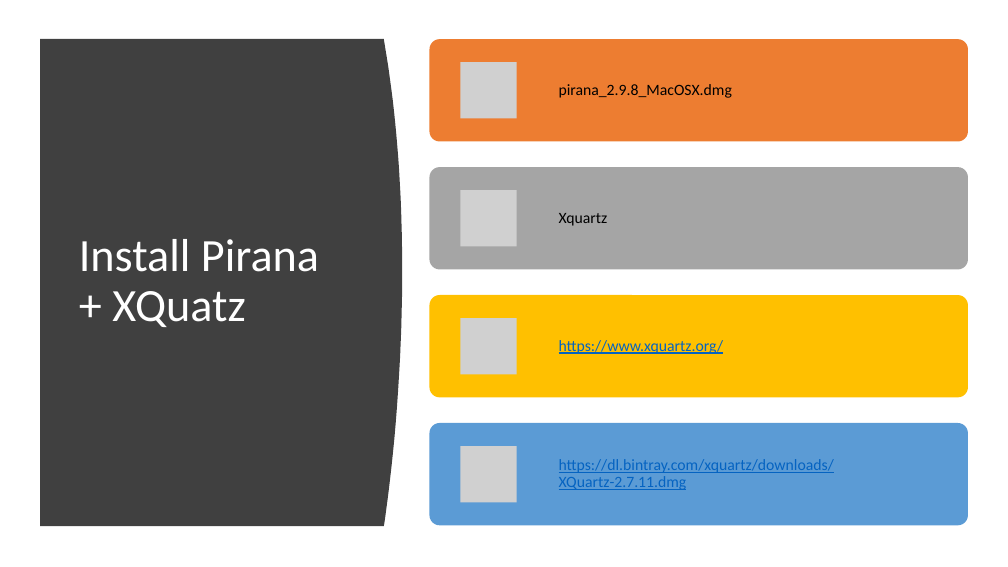
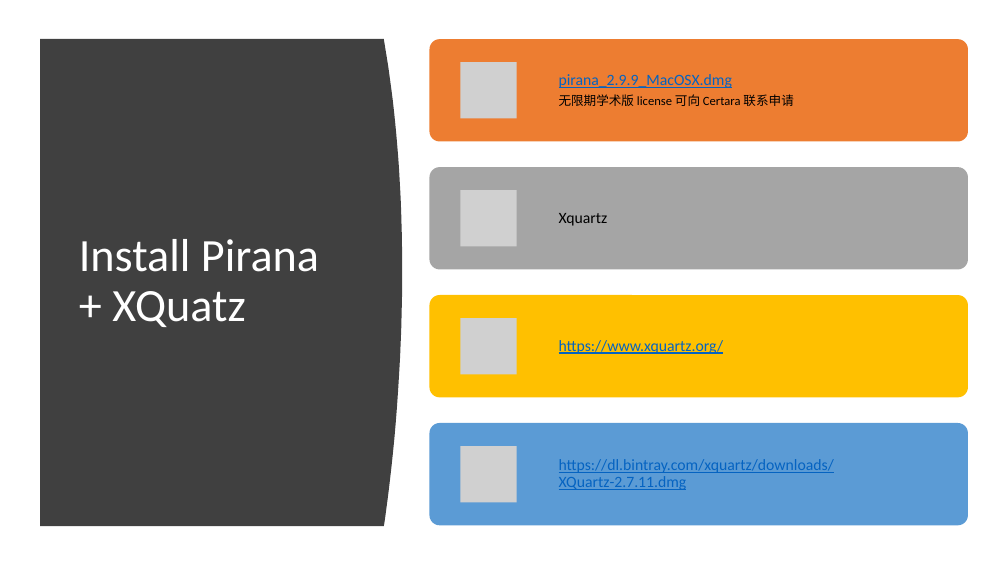
Before and after one commit to kinginsun/nonmem, a slide deck: slide 2 of how to install nonmem.pptx. Drawn at 1008x567 pixels with LibreOffice and Linux fonts; fonts in the diff are those of the drawing; grey boxes stand for pictures. Boxes give left, top, right and bottom in pixels: in the first picture for what was removed or moved away, otherwise in the second. Text is boxed around its words. In the diff, an @@ line names an element or a change of style, - is before the commit and + after.

```diff
--- a/how to install nonmem.pptx
+++ b/how to install nonmem.pptx
@@ text at (559,74,793,106): text changed; size 15 to 12 pt @@
-pirana_2.9.8_MacOSX.dmg
+pirana_2.9.9_MacOSX.dmg
+无限期学术版 license 可向 Certara 联系申请
```
Also in this commit, not shown: 20 other files.
